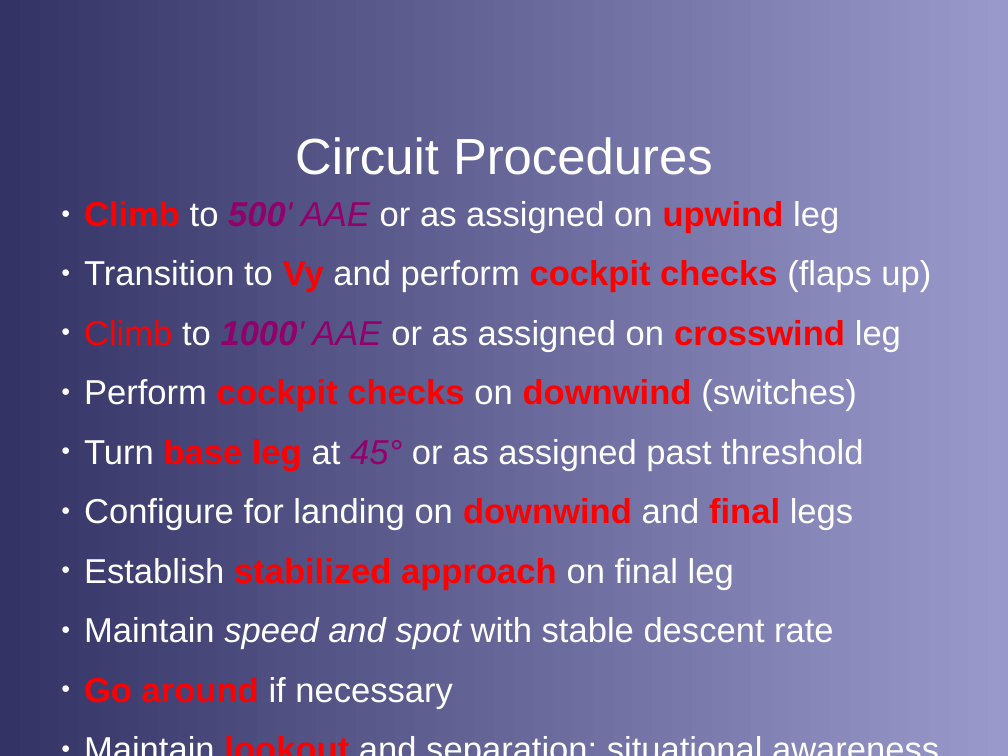
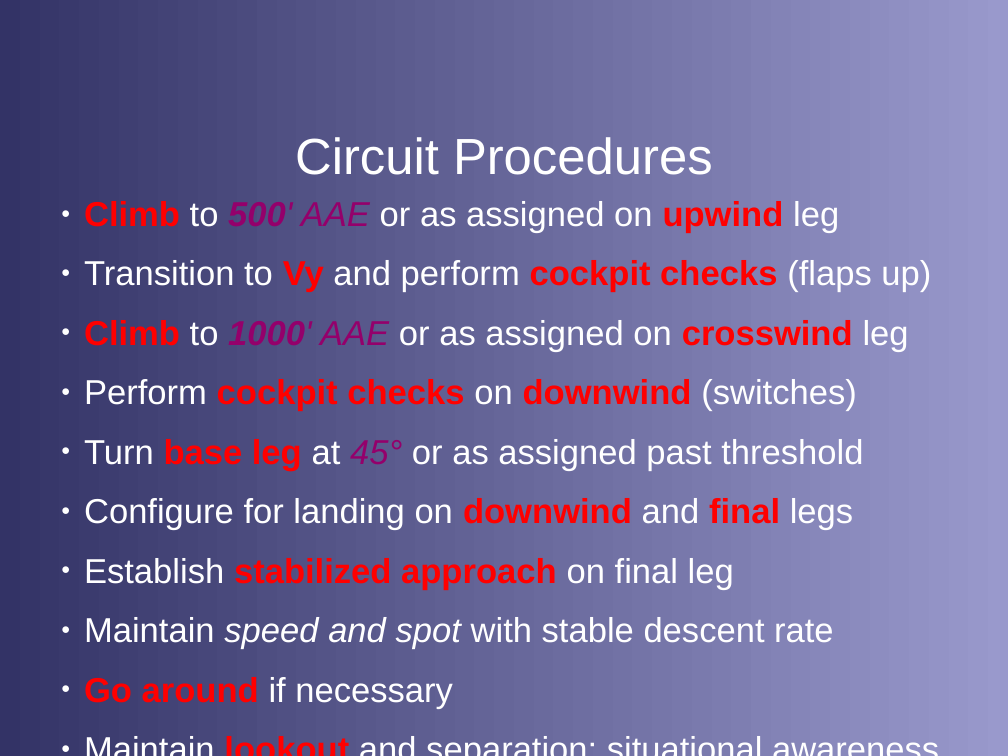
Before and after one commit to stephanheinemann/flight, a slide deck: slide 6 of FI/Circuits/Circuits.odp. Drawn at 1008x756 pixels with LibreOffice and Linux fonts; fonts in the diff are those of the drawing; background and template pictures are left out. Boxes give left, top, right and bottom in pixels: in the first picture for what was removed or moved away, otherwise in the second. Text is boxed around its words. In the diff, an @@ line names an element or a change of style, - is before the commit and + after.

Commit message:
reviewed circuit presentation

```diff
--- a/FI/Circuits/Circuits.odp
+++ b/FI/Circuits/Circuits.odp
@@ text at (84, 320, 909, 352): bold on in "Climb" @@
```
Also in this commit, not shown: 1 other file.
